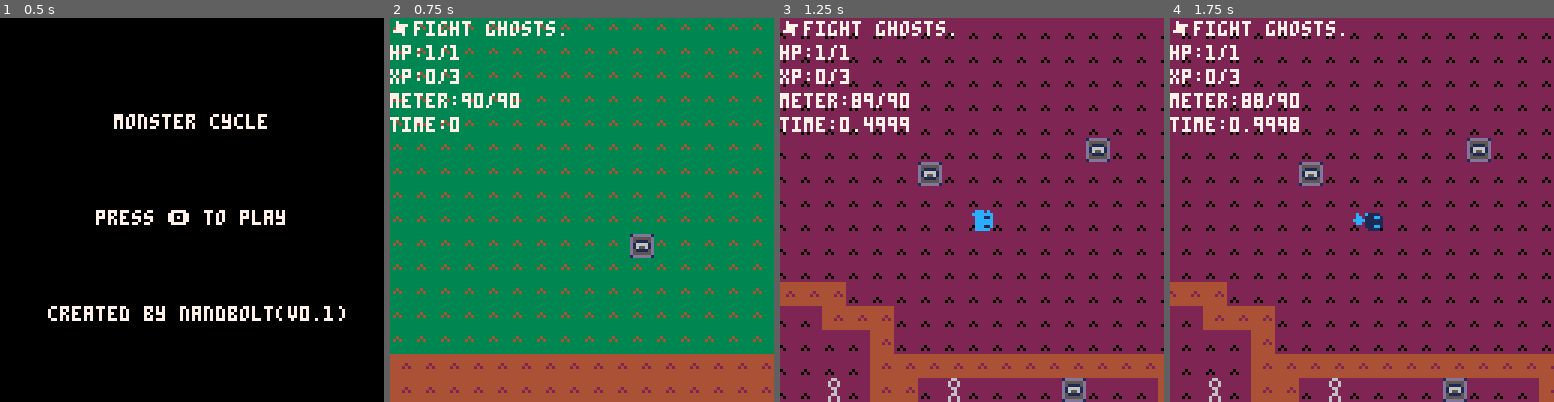
Above: before the commit, frames 1-4 (left to right).
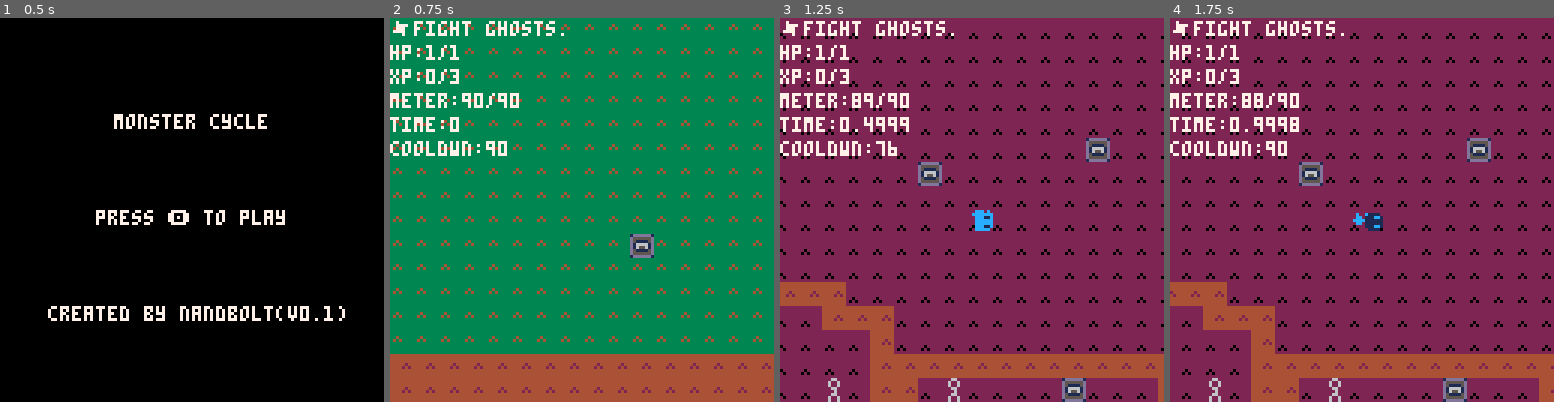
Above: after the commit, the same moments.

Repository: nandbolt/Monster-Cycle
Game: PICO-8 cartridge monster-cycle.p8
The game is run twice, just before and just after one commit, with the same random seed, the same clock (stepped at 60 frames per second) and the same inputs.
Inputs:
- Up to frame 1 (0.5 s): tap X (X key) at 0.33 s
- Up to frame 2 (0.75 s): tap O (Z key) at 0.7 s
- Up to frame 3 (1.25 s): tap X (X key) at 1.07 s
- Up to frame 4 (1.75 s): hold Right from 1.6 s (still down); tap O (Z key) at 1.7 s

Frame 1 is identical in both runs. In frame 2, 0.6% of the frame differs, in the area x 0-31%, y 32-36%; in frame 3, 0.5%; in frame 4, 0.6%.

Commit message:
some abstraction

Diff:
--- a/monster-cycle.p8
+++ b/monster-cycle.p8
@@ -31,6 +31,12 @@
 
 --main init
 function _init()
+	--set refs
+	pinputs={ghost_player_input,
+		zombie_player_input}
+	ninputs={ghost_npc_input,
+		zombie_npc_input}
+
 	--not menu state
 	if gstate!=gst_menu then
 		--clear run
@@ -41,7 +47,8 @@
 		zombies={}
 
 		--add player
-		make_ghost(hmw+irnd(0,128)-64,hmh+irnd(0,128)-64,true)
+		make_ghost(hmw+irnd(0,128)-64,
+			hmh+irnd(0,128)-64,true)
 	end
 end
 
@@ -129,6 +136,10 @@
 			print("meter:"..player.meter.."/"..player.maxmeter,7)
 			cursor(xx,yy+32)
 			print("time:"..gtime)
+
+			--debug
+			cursor(xx,yy+40)
+			print("cooldwn:"..player.cooldwn)
 		elseif gstate==gst_dead then
 			cursor(cx+32,cy+32)
 			print("death.",7)
@@ -163,6 +174,10 @@
 gst_active=1 --active game state
 gst_dead=2 --dead game state
 gst_complete=3 --complete game state
+goals1={"✽fight ghosts.",
+	"웃eat humans!"}
+goals2={"◆find tombtone!",
+	"⌂find bed!"}
 
 --returns vector2 length
 function get_vec_len(x,y)
@@ -207,55 +222,20 @@
 function make_ghost(x,y,is_player)
 	local ghost={}
 
+	--actor
+	init_actor(ghost,x,y,1,1,2,2,
+	0.1,1,3,90,90,is_player)
+
 	--states
 	ghost.dashing=false
 
 	--movement
-	ghost.x=x
-	ghost.y=y
-	ghost.vx=0
-	ghost.vy=0
-	ghost.normspd=2
 	ghost.dashspd=3
-	ghost.maxspd=ghost.normspd
-	ghost.accel=0.1
-	ghost.spr=1
-	ghost.flipx=false
-	ghost.flipy=false
-
-	--health
-	ghost.maxhp=1
-	ghost.hp=ghost.maxhp
-
-	--xp
-	ghost.maxxp=3
-	ghost.xp=0
-
-	--meter
-	ghost.maxmeter=90
-	ghost.meter=ghost.maxmeter
-
-	--cooldown
-	ghost.maxcooldwn=90
-	ghost.cooldwn=ghost.maxcooldwn
-
-	--input
-	ghost.dx=0
-	ghost.dy=0
-	ghost.idash=false
-	if is_player then
-		ghost.update_input=ghost_player_input
-		player=ghost
-		player.goal="✽fight ghosts."
-	else
-		ghost.update_input=ghost_npc_input
-		ghost.targ=nil
-		ghost.tx=ghost.x
-		ghost.ty=ghost.y
-		ghost.mstate=st_wander
-		ghost.mcnt=irnd(0,16) --mental counter
-		ghost.tradius=32
-	end
+
+	--trail
+	ghost.normctrail=12	--normal trail color
+	ghost.dashctrail=1	--dash trail color
+	ghost.ctrail=ghost.normctrail --trail color
 
 	--add to list
 	add(ghosts,ghost)
@@ -266,13 +246,8 @@
 	--get input
 	ghost.update_input(ghost)
 
-	--if player
-	if ghost==player then
-		sfx(2)
-	end
-
 	--update dash
-	if ghost.idash and ghost.meter>0 then
+	if ghost.oaction and ghost.meter>0 then
 		if not ghost.dashing then
 			--burst
 			ghost.vx+=ghost.dx*2
@@ -316,14 +291,14 @@
 	ghost.y=clamp(ghost.y+ghost.vy,0,mh-ts)
 
 	--update trail
-	local ctrail=12
-	if (ghost.dashing) ctrail=1
+	ghost.ctrail=ghost.normctrail
+	if (ghost.xp==ghost.maxxp) then
+		ghost.ctrail=10
+	elseif (ghost.dashing) then
+		ghost.ctrail=ghost.dashctrail
+	end
 	add_p(ghost.x+irnd(1,6),
-		ghost.y+irnd(1,6),ctrail)
-	if (ghost.xp==ghost.maxxp) then
-		add_p(ghost.x+irnd(1,6),
-			ghost.y+irnd(1,6),10)
-	end
+		ghost.y+irnd(1,6),ghost.ctrail)
 
 	--check dash hitbox
 	if ghost.dashing then
@@ -365,7 +340,7 @@
 		if ghost.dashing then
 			ghost.spr=18
 		else
-			ghost.spr=2
+			ghost.spr=ghost.dspr
 		end
 
 		--update y facing direction
@@ -379,7 +354,7 @@
 		if ghost.dashing then
 			ghost.spr=17
 		else
-			ghost.spr=1
+			ghost.spr=ghost.rspr
 		end
 
 		--update x facing direction
@@ -414,7 +389,7 @@
 		tonum(btn(2))
 
 	--action inputs
-	ghost.idash=btn(4)
+	ghost.oaction=btn(4)
 end
 
 --ghost npc input
@@ -454,7 +429,7 @@
 	if ghost==player then
 		sfx(3)
 		if ghost.xp==ghost.maxxp then
-			player.goal="⌂find tombtone!"
+			player.goal=goals2[ghost.idx]
 		end
 	end
 
@@ -476,7 +451,7 @@
 		make_zombie(ghost.x,ghost.y,true)
 
 		--game complete
-		gstate=gst_complete
+		--gstate=gst_complete
 	else
 		--set npc to zombie
 		make_zombie(ghost.x,ghost.y,false)
@@ -494,7 +469,7 @@
 		 if ghost!=oghost and get_dist(ghost.x,ghost.y,oghost.x,oghost.y)<=ghost.tradius then
 		 	ghost.targ=oghost
 		 	ghost.mstate=st_fight
-		 	ghost.idash=true
+		 	ghost.oaction=true
 		 end
 		end
 	else
@@ -553,55 +528,20 @@
 function make_zombie(x,y,is_player)
 	local zombie={}
 
+	--actor
+	init_actor(zombie,x,y,2,33,34,1,
+	0.1,1,3,90,90,is_player)
+
 	--states
 	zombie.dashing=false
 
 	--movement
-	zombie.x=x
-	zombie.y=y
-	zombie.vx=0
-	zombie.vy=0
-	zombie.normspd=1
 	zombie.dashspd=2
-	zombie.maxspd=zombie.normspd
-	zombie.accel=0.1
-	zombie.spr=33
-	zombie.flipx=false
-	zombie.flipy=false
-
-	--health
-	zombie.maxhp=3
-	zombie.hp=zombie.maxhp
-
-	--xp
-	zombie.maxxp=1
-	zombie.xp=0
-
-	--meter
-	zombie.maxmeter=90
-	zombie.meter=zombie.maxmeter
-
-	--cooldown
-	zombie.maxcooldwn=90
-	zombie.cooldwn=zombie.maxcooldwn
-
-	--input
-	zombie.dx=0
-	zombie.dy=0
-	zombie.idash=false
-	if is_player then
-		zombie.update_input=zombie_player_input
-		player=zombie
-		player.goal="웃eat humans!"
-	else
-		zombie.update_input=zombie_npc_input
-		zombie.targ=nil
-		zombie.tx=zombie.x
-		zombie.ty=zombie.y
-		zombie.mstate=st_wander
-		zombie.mcnt=irnd(0,16) --mental counter
-		zombie.tradius=32
-	end
+
+	--trail
+	zombie.normctrail=4	--normal trail color
+	zombie.dashctrail=9	--dash trail color
+	zombie.ctrail=zombie.normctrail --trail color
 
 	--add to list
 	add(zombies,zombie)
@@ -813,6 +753,76 @@
 			zombie.mstate=st_wander
 		end
 	end
+end
+-->8
+--actor
+
+--init actor
+function init_actor(actor,x,y,
+	idx,rspr,dspr,maxspd,accel,
+	maxhp,maxxp,maxmeter,
+	maxcooldwn,is_player)
+	--type
+	actor.idx=idx
+
+	--movement
+	actor.x=x --x position
+	actor.y=y --y position
+	actor.vx=0 --x velocity
+	actor.vy=0 --y velocity
+	actor.maxspd=maxspd --current max move speed
+	actor.normspd=maxspd --normal max move speed
+	actor.accel=accel --move acceleration
+
+	--sprite
+	actor.rspr=rspr --right sprite
+	actor.dspr=dspr --down sprite
+	actor.spr=rspr	--current sprite
+	actor.flipx=false --sprite flip x
+	actor.flipy=false --sprite flip y
+
+	--health
+	actor.maxhp=maxhp
+	actor.hp=maxhp
+
+	--xp
+	actor.maxxp=maxxp
+	actor.xp=0
+
+	--meter
+	actor.maxmeter=maxmeter
+	actor.meter=maxmeter
+
+	--cooldown
+	actor.maxcooldwn=maxcooldwn
+	actor.cooldwn=maxcooldwn
+
+	--input
+	actor.dx=0	--x direction
+	actor.dy=0 --y direction
+	actor.oaction=false --🅾️ action
+	actor.xaction=false --❎ action
+
+	--player or npc
+	if is_player then
+		actor.update_input=pinputs[idx]
+		player=actor
+		player.goal=goals1[idx]
+	else
+		actor.update_input=ninputs[idx]
+		actor.targ=nil	--target
+		actor.tx=actor.x	--target x position
+		actor.ty=actor.y --target y position
+		actor.mstate=st_wander	--mental state
+		actor.mcnt=irnd(0,16) --mental counter
+		actor.tradius=32 --target detection radius
+	end
+end
+
+--updates ghost logic
+function update_actor(actor)
+	--get input
+	actor.update_input(actor)
 end
 __gfx__
 0000000000000000000000002222222244444444333333331dddddd15555555544444f4444444444222222222226622200000000000000000000000000000000
